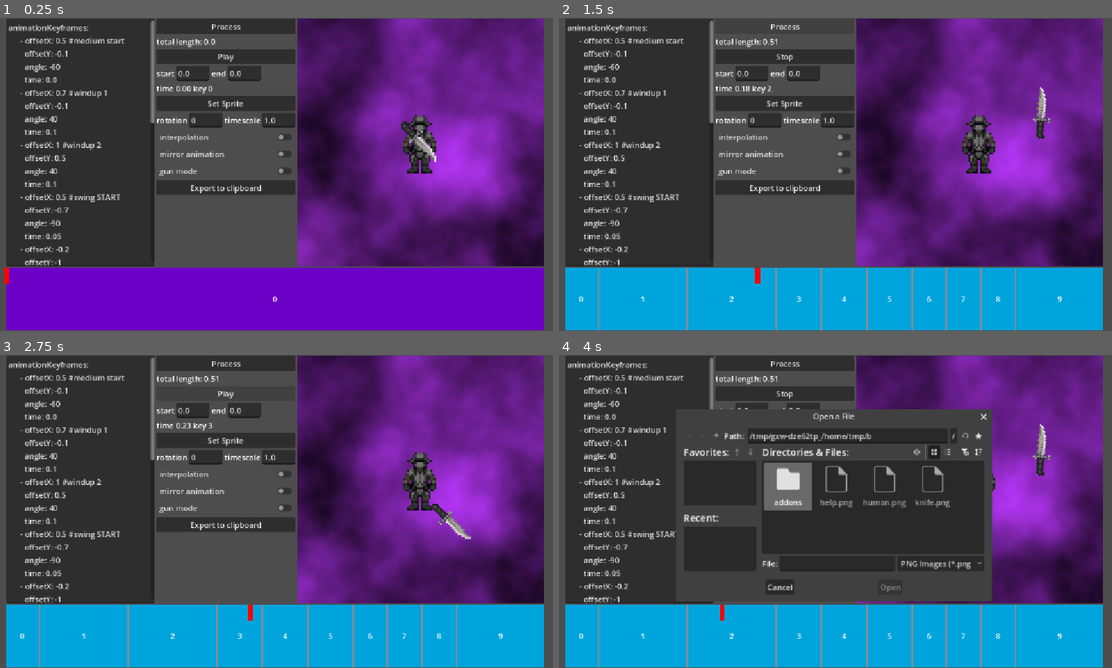
Above: before the commit, frames 1-4 (two rows, left to right).
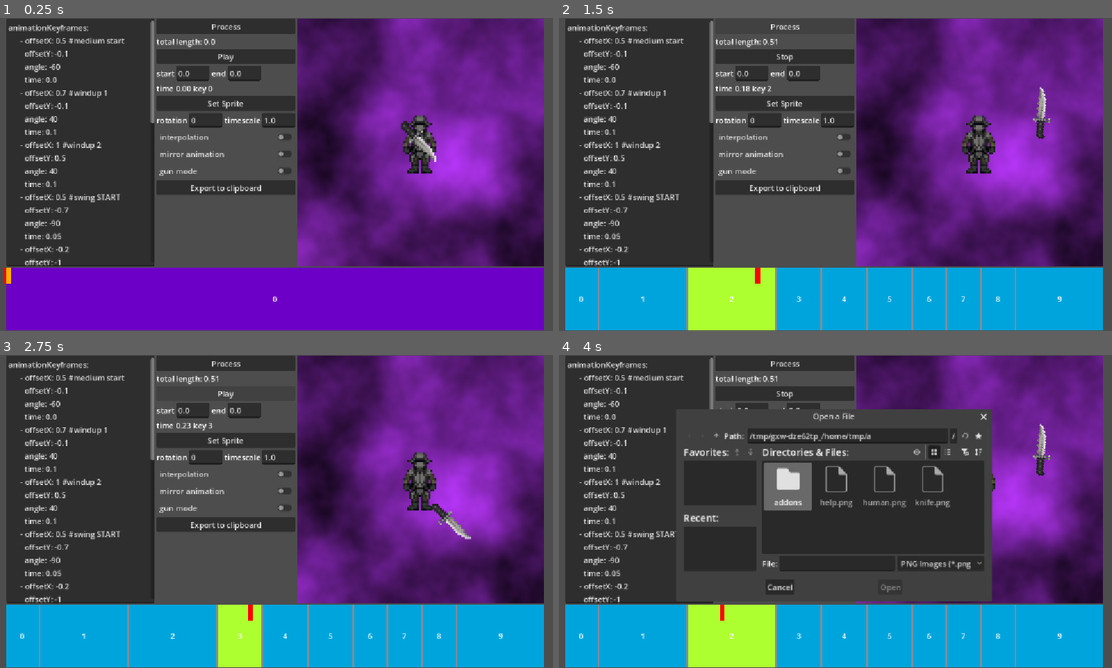
Above: after the commit, the same moments.

Repository: mika10095/carmine-weapon-anim-editor
Game: Godot game, scene res://main.tscn
Two runs of this game, one before a commit and one after it. Both use one fixed random seed, a clock stepped at 60 frames per second and the inputs below.
Inputs:
- Up to frame 1 (0.25 s): no input
- Up to frame 2 (1.5 s): click "Play" at 0.5 s; click "Process" at 1.25 s
- Up to frame 3 (2.75 s): click "Stop" at 2 s
- Up to frame 4 (4 s): click "Play" at 2.75 s; click "Set Sprite" at 3.5 s

The runs differ from the first frame. In frame 1, less than 0.1% of the frame differs, in the area x 1-3%, y 79-85%; in frame 2, 3.1%; in frame 3, 1.5%; in frame 4, 3.1%, in the area x 23-57%, y 24-100%.

Commit message:
big money interpolation and markers

Diff:
--- /dev/null
+++ b/fixed_marker.gd
@@ -0,0 +1,16 @@
+extends ColorRect
+@onready var anim_key_holder = %AnimKeyHolder
+@onready var editor = $"../../.."
+@export var mark_time = 0.0
+
+# Called when the node enters the scene tree for the first time.
+func _ready():
+	editor.total_length_changed.connect(_on_total_length_changed)
+
+func _on_total_length_changed(length):
+	await get_tree().process_frame
+	var total_width = anim_key_holder.size.x
+	position.x = total_width*(mark_time/length)
+# Called every frame. 'delta' is the elapsed time since the previous frame.
+func _process(delta):
+	pass
--- a/main.tscn
+++ b/main.tscn
@@ -5,6 +5,7 @@
 [ext_resource type="Texture2D" uid="uid://q14md7vy154d" path="res://human.png" id="2_h2yge"]
 [ext_resource type="Texture2D" uid="uid://ir5u041hjb6f" path="res://knife.png" id="4_7mycd"]
 [ext_resource type="Texture2D" uid="uid://dbr3cdmmpudke" path="res://help.png" id="4_lquwl"]
+[ext_resource type="Script" uid="uid://coy6eo755wnfk" path="res://fixed_marker.gd" id="6_7mycd"]
 
 [sub_resource type="Gradient" id="Gradient_uek5b"]
 colors = PackedColorArray(0.7382431, 0.2183398, 1, 1, 0, 0, 0, 1)
@@ -309,6 +310,38 @@
 offset_bottom = 32.0
 color = Color(1, 0, 0, 1)
 
+[node name="FixedMarker" type="ColorRect" parent="VBoxContainer/Timeline" unique_id=2018043519]
+layout_mode = 0
+offset_right = 10.0
+offset_bottom = 32.0
+color = Color(1, 0.69411767, 0, 1)
+script = ExtResource("6_7mycd")
+mark_time = 1.0
+
+[node name="FixedMarker2" type="ColorRect" parent="VBoxContainer/Timeline" unique_id=943434732]
+layout_mode = 0
+offset_right = 10.0
+offset_bottom = 32.0
+color = Color(1, 0.69411767, 0, 1)
+script = ExtResource("6_7mycd")
+mark_time = 2.0
+
+[node name="FixedMarker3" type="ColorRect" parent="VBoxContainer/Timeline" unique_id=426947358]
+layout_mode = 0
+offset_right = 10.0
+offset_bottom = 32.0
+color = Color(1, 0.69411767, 0, 1)
+script = ExtResource("6_7mycd")
+mark_time = 3.0
+
+[node name="FixedMarker45" type="ColorRect" parent="VBoxContainer/Timeline" unique_id=1250721564]
+layout_mode = 0
+offset_right = 10.0
+offset_bottom = 32.0
+color = Color(1, 0.69411767, 0, 1)
+script = ExtResource("6_7mycd")
+mark_time = 4.5
+
 [connection signal="pressed" from="VBoxContainer/HBoxContainer/Tree/Button" to="." method="_on_parse_pressed"]
 [connection signal="pressed" from="VBoxContainer/HBoxContainer/Tree/AnimButton" to="." method="_on_anim_button_pressed"]
 [connection signal="text_changed" from="VBoxContainer/HBoxContainer/Tree/HBoxContainer2/StartTime" to="." method="_on_start_time_text_changed"]
--- a/monolith.gd
+++ b/monolith.gd
@@ -12,6 +12,7 @@
 
 var keyframes = []
 signal total_length_changed(item_count)
+signal current_key_changed(key)
 var index = 0
 var time = 0.0
 var playing = false
@@ -86,33 +87,87 @@
 	t = t * t * (3.0 - 2.0 * t)
 
 	current_time_label.text = "time " + str(time).substr(0, 4) + " key " + str(i)
-
-	apply_interpolated_frame(current, next, t)
-
-func apply_interpolated_frame(a, b, t):
+	current_key_changed.emit(i)
+	apply_interpolated_frame(current, next, t, i)
+
+func cubic_interp(p0, p1, p2, p3, t):
+	var t2 = t * t
+	var t3 = t2 * t
+
+	return 0.5 * (
+		(2.0 * p1) +
+		(-p0 + p2) * t +
+		(2.0 * p0 - 5.0 * p1 + 4.0 * p2 - p3) * t2 +
+		(-p0 + 3.0 * p1 - 3.0 * p2 + p3) * t3
+	)
+
+func apply_interpolated_frame(a, b, t, i):
 	if !interpolated:
-			weapon_sprite.position = Vector2(-a.offsetX, -a.offsetY) / 0.03125
-			weapon_sprite.rotation_degrees = a.angle
-			weapon_sprite.scale = Vector2(-a.scaleX, a.scaleY)
-			weapon_sprite.modulate = a.color
-			return
-	if(gunmode):
-		weapon_sprite.position = Vector2(
-			lerp(a.offsetX, b.offsetX, t),
-			lerp(-a.offsetY, -b.offsetY, t)
-		) / 0.03125
+		weapon_sprite.position = Vector2(-a.offsetX, -a.offsetY) / 0.03125
+		weapon_sprite.rotation_degrees = a.angle
+		weapon_sprite.scale = Vector2(-a.scaleX, a.scaleY)
+		weapon_sprite.modulate = a.color
+		return
+
+	var p0 = keyframes[max(i - 1, 0)]
+	var p1 = a
+	var p2 = b
+	var p3 = keyframes[min(i + 2, keyframes.size() - 1)]
+
+	var pos_x
+	var pos_y
+
+	if gunmode:
+		pos_x = cubic_interp(
+			p0.offsetX,
+			p1.offsetX,
+			p2.offsetX,
+			p3.offsetX,
+			t
+		)
+
+		pos_y = cubic_interp(
+			-p0.offsetY,
+			-p1.offsetY,
+			-p2.offsetY,
+			-p3.offsetY,
+			t
+		)
 	else:
-		weapon_sprite.position = Vector2(
-			lerp(-a.offsetX, -b.offsetX, t),
-			lerp(-a.offsetY, -b.offsetY, t)
-		) / 0.03125
-	weapon_sprite.rotation_degrees = lerp(a.angle, b.angle, t)
-	if(gunmode):
+		pos_x = cubic_interp(
+			-p0.offsetX,
+			-p1.offsetX,
+			-p2.offsetX,
+			-p3.offsetX,
+			t
+		)
+
+		pos_y = cubic_interp(
+			-p0.offsetY,
+			-p1.offsetY,
+			-p2.offsetY,
+			-p3.offsetY,
+			t
+		)
+
+	weapon_sprite.position = Vector2(pos_x, pos_y) / 0.03125
+
+	weapon_sprite.rotation_degrees = cubic_interp(
+		p0.angle,
+		p1.angle,
+		p2.angle,
+		p3.angle,
+		t
+	)
+
+	if gunmode:
 		weapon_sprite.rotation_degrees += 180
+
 	weapon_sprite.scale = Vector2(
-		lerp(-a.scaleX, -b.scaleX, t),
-		lerp(a.scaleY, b.scaleY, t)
+		cubic_interp(-p0.scaleX, -p1.scaleX, -p2.scaleX, -p3.scaleX, t),
+		cubic_interp(p0.scaleY, p1.scaleY, p2.scaleY, p3.scaleY, t)
 	)
+
 	weapon_sprite.modulate = a.color.lerp(b.color, t)
 
 func _on_parse_pressed():
--- a/timeline-item.gd
+++ b/timeline-item.gd
@@ -14,9 +14,16 @@
 	index_label.text = str(key.index)
 	length = key.delta
 	editor.total_length_changed.connect(_on_total_length_changed)
+	editor.current_key_changed.connect(_on_key_changed)
 
 func _on_total_length_changed(item_count):
 	await get_tree().process_frame
 	var total_width = anim_key_holder.size.x-200
 	custom_minimum_size.x = total_width*(length/item_count)
 	print("new length for "+ index_label.text+" "+ str(size.x))
+
+func _on_key_changed(key):
+	if index_label.text == str(key):
+		color = Color.GREEN_YELLOW
+	else:
+		color = Color.from_string("00a4dc", Color.AQUA)
Not shown, changed: export_presets.cfg
Not shown, added: fixed_marker.gd.uid
